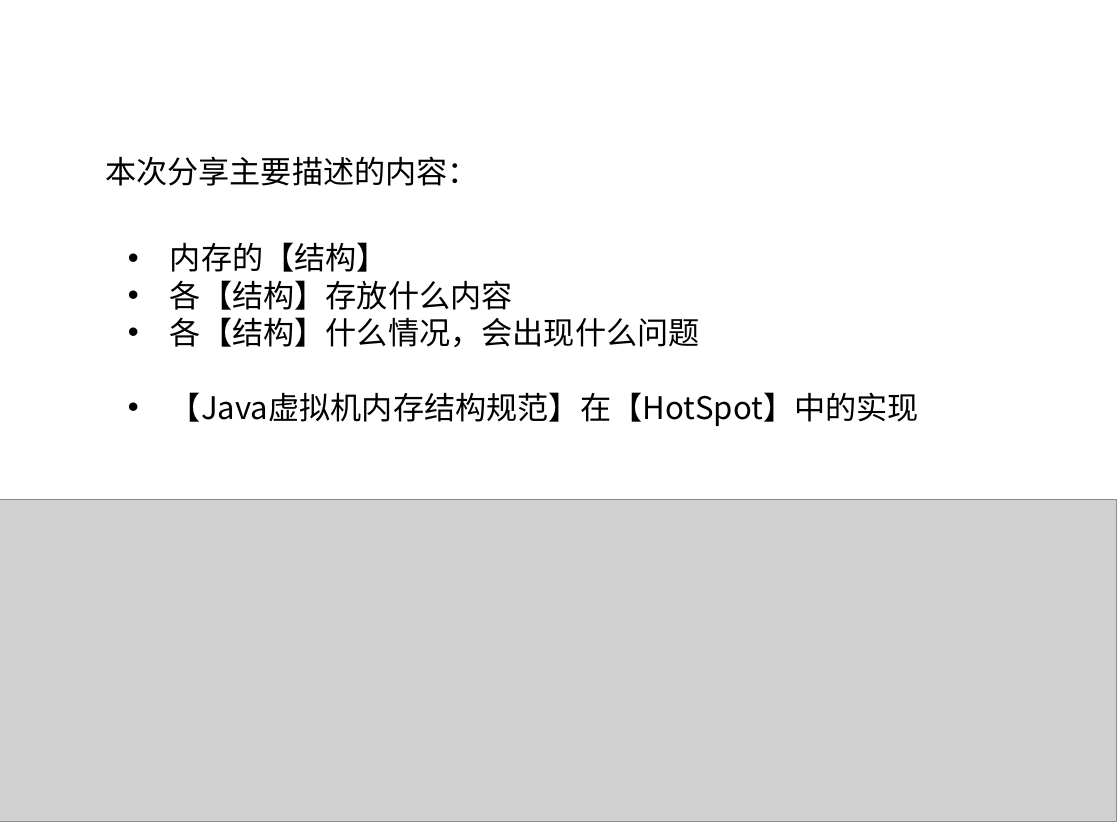
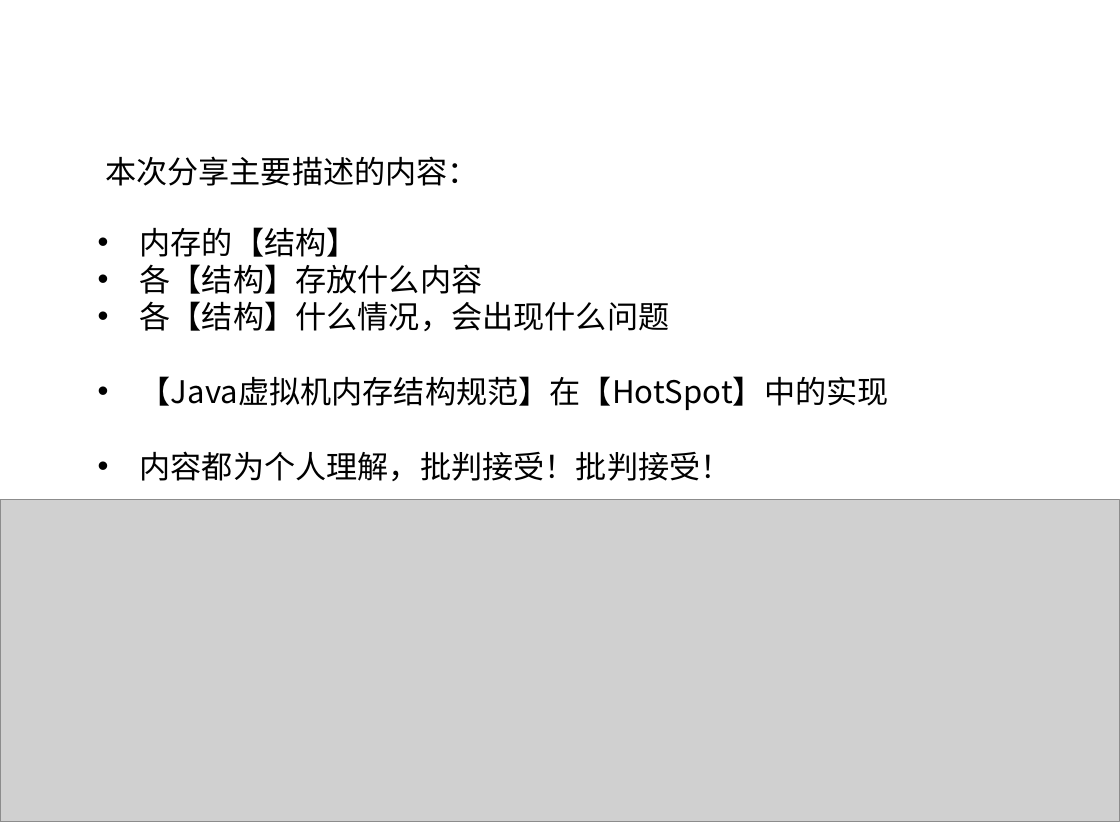
Before and after one commit to HeyFL/xmind, a slide deck: slide 3 of 分享 PPT/Java内存结构(Hotspot).ppt. Drawn at 1120x840 pixels with LibreOffice and Linux fonts; fonts in the diff are those of the drawing; grey boxes stand for pictures; background and template pictures are left out. Boxes give left, top, right and bottom in pixels: in the first picture for what was removed or moved away, otherwise in the second. Text is boxed around its words. In the diff, an @@ line names an element or a change of style, - is before the commit and + after.

Commit message:
内存结构分享PPT上传

```diff
--- a/分享 PPT/Java内存结构(Hotspot).ppt
+++ b/分享 PPT/Java内存结构(Hotspot).ppt
@@ text "内存的【结构】": place and size @@
-text "内存的【结构】" at (170, 242, 919, 426)
+text "内存的【结构】" at (140, 227, 889, 481)
@@ text at (140, 451, 732, 481): paragraph added @@
+• 内容都为个人理解，批判接受！批判接受！
```
Also in this commit, not shown: 5 other slides changed.
